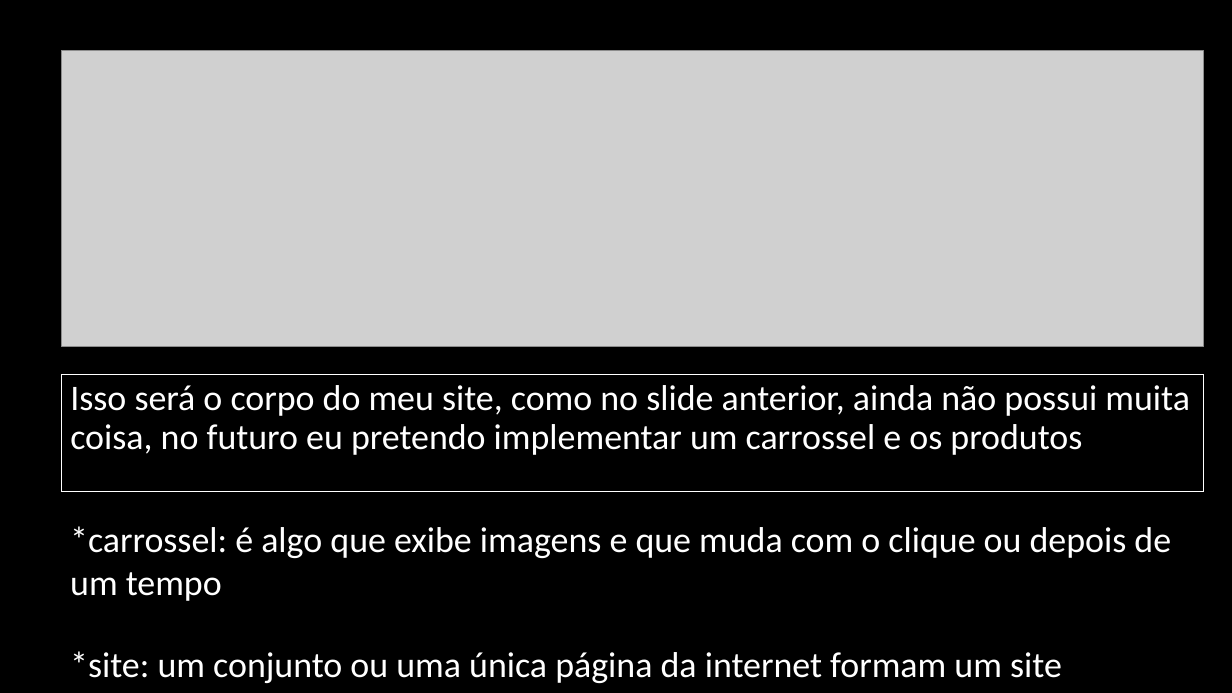
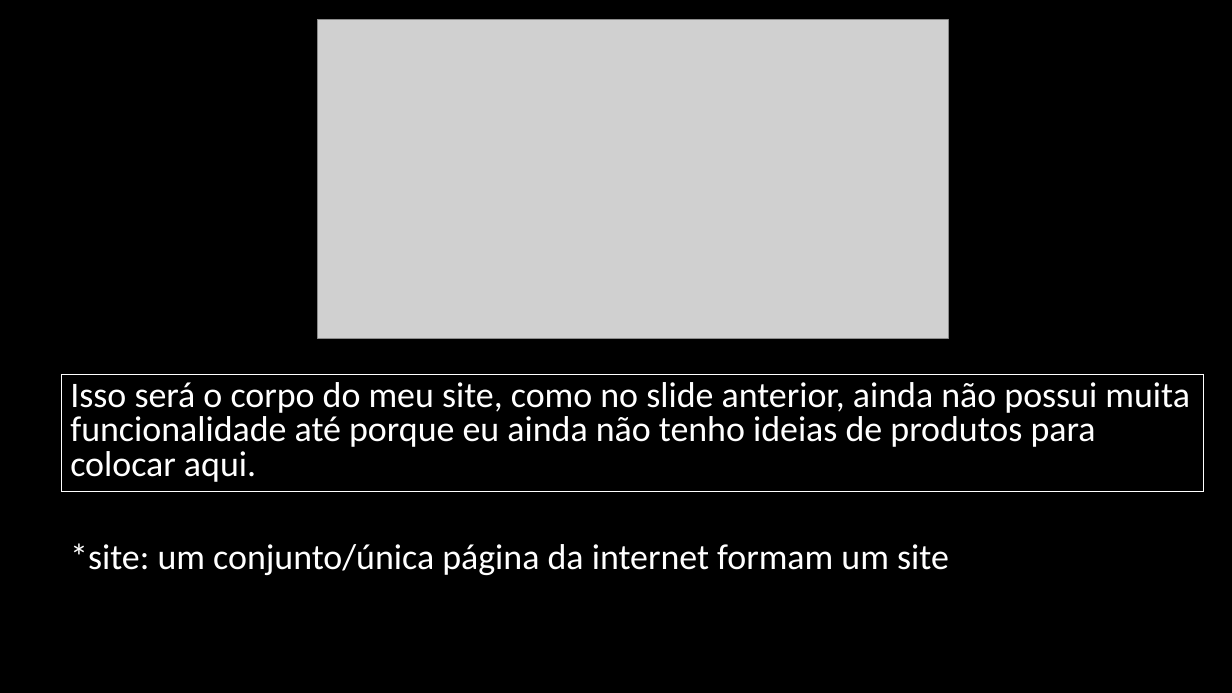
Before and after one commit to DANIELKENTARO/3-ano-analise, a slide deck: slide 6 of Pré-Projeto.pptx (slide 3 before the commit). Drawn at 1232x693 pixels with LibreOffice and Linux fonts; fonts in the diff are those of the drawing; grey boxes stand for pictures. Boxes give left, top, right and bottom in pixels: in the first picture for what was removed or moved away, otherwise in the second. Text is boxed around its words. In the diff, an @@ line names an element or a change of style, - is before the commit and + after.

```diff
--- a/Pré-Projeto.pptx
+++ b/Pré-Projeto.pptx
@@ picture: place and size @@
-picture at <box>61,51,1204,347</box>
+picture at <box>317,19,948,338</box>
@@ text at <box>70,382,1190,482</box>: text changed @@
-Isso será o corpo do meu site, como no slide anterior, ainda não possui muita coisa, no futuro eu pretendo implementar um carrossel e os produtos
+Isso será o corpo do meu site, como no slide anterior, ainda não possui muita funcionalidade até porque eu ainda não tenho ideias de produtos para colocar aqui.
@@ text removed at <box>70,526,1171,601</box> @@
-*carrossel: é algo que exibe imagens e que muda com o clique ou depois de um tempo
@@ text at <box>70,543,949,575</box>: text changed @@
-*site: um conjunto ou uma única página da internet formam um site
+*site: um conjunto/única página da internet formam um site
```
Also in this commit, not shown: 2 other slides changed, 5 slides added, 1 slide removed.
